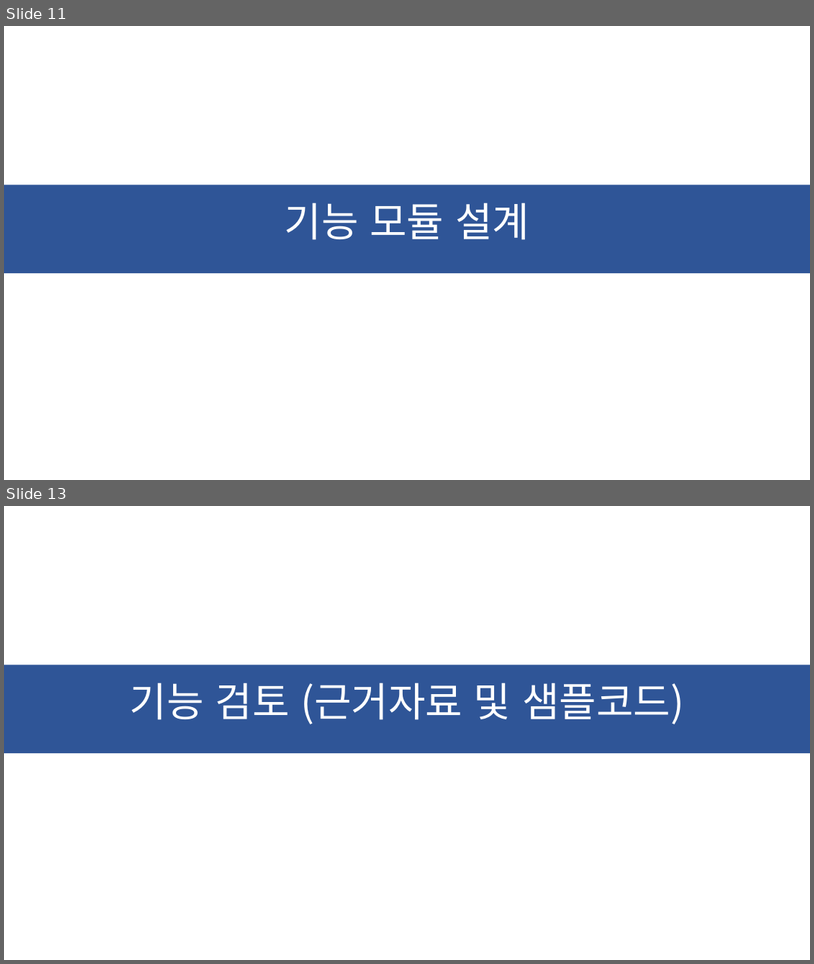
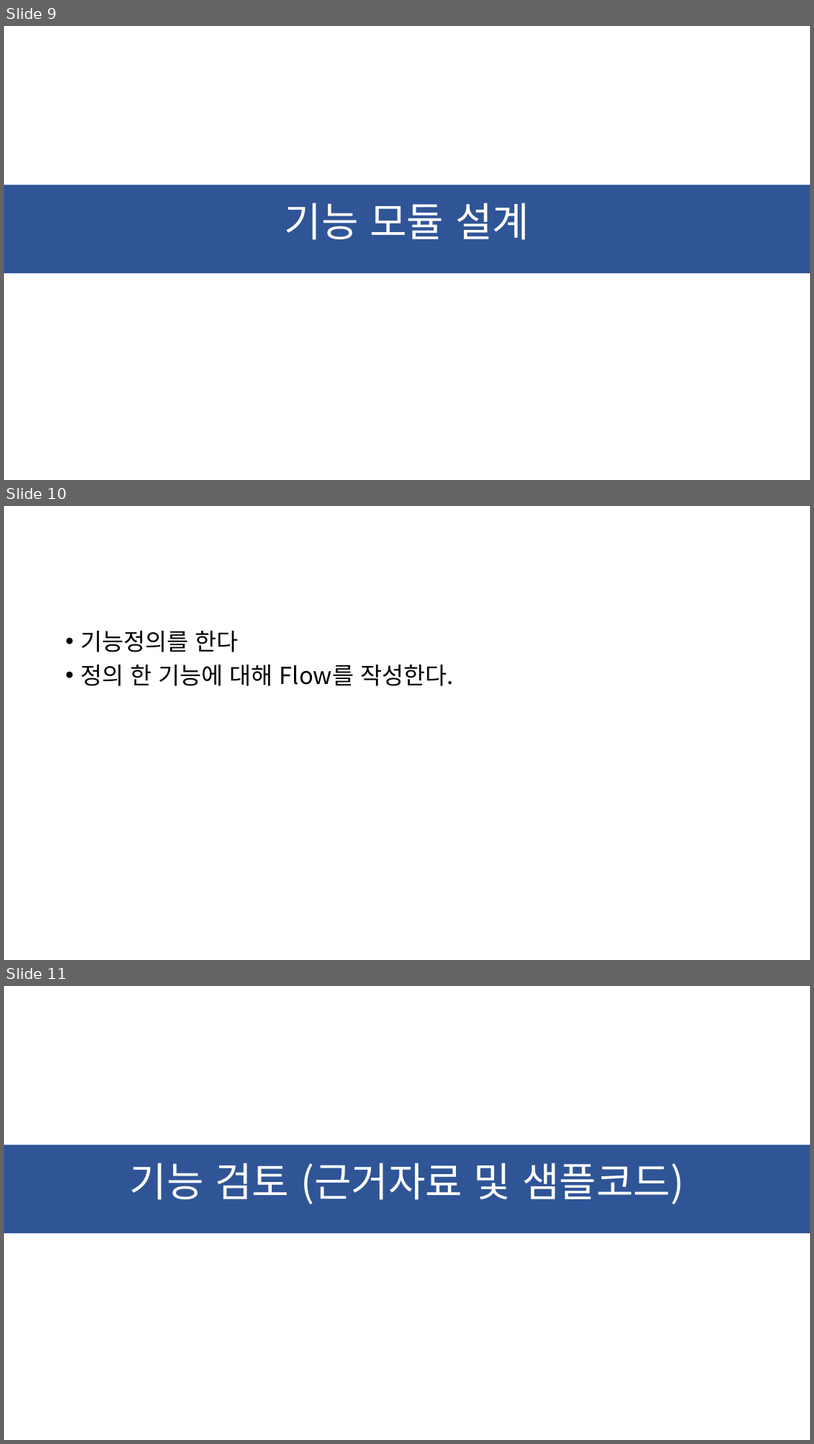
Before and after one commit to ChaeSung-Lee/DJ_InternShip, a slide deck: Project_BnC.pptx. Shown one above the other, each under a label of ours: slides 11 and 13 before the commit, slides 9, 10 and 11 after it; the slides between them are not shown. The pictures are 814x964 and 814x1444 pixels, drawn with LibreOffice and Linux fonts; fonts in the diff are those of the drawing. Boxes give left, top, right and bottom in pixels: in the first picture for what was removed or moved away, otherwise in the second. Text is boxed around its words. In the diff, an @@ line names an element or a change of style, - is before the commit and + after.

```diff
--- a/Project_BnC.pptx
+++ b/Project_BnC.pptx
@@ slide 10 added at box(4, 506, 810, 960), background #FFFFFF @@
@@ text added at box(80, 631, 453, 686), 28 pt, text #000000 @@
+• 기능정의를 한다
+• 정의 한 기능에 대해 Flow를 작성한다.
@@ what was slide 11 is now slide 9 @@
@@ what was slide 13 is now slide 11 @@
```
Also in this commit, not shown: 2 slides changed, 7 other slides added, 10 slides removed.
